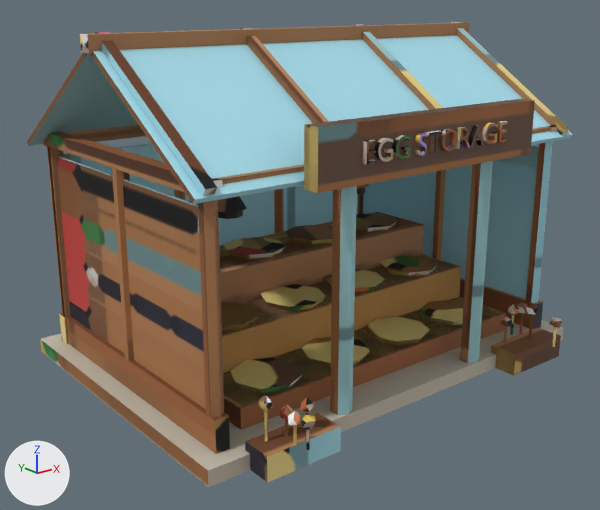
The FBX model assets/stations/home_cellar_1.fbx: old version first, new version second.
The view is the same before and after, from a 50 mm lens placed at (-15.98, -19.66, 11.05), pointed at (-0.78, -0.65, 3.45). The lights are fixed; the arrows at lower left show +X, +Y and +Z. The picture after the commit comes second.

The first picture shows 'home_cellar_1_body' and 1 more.
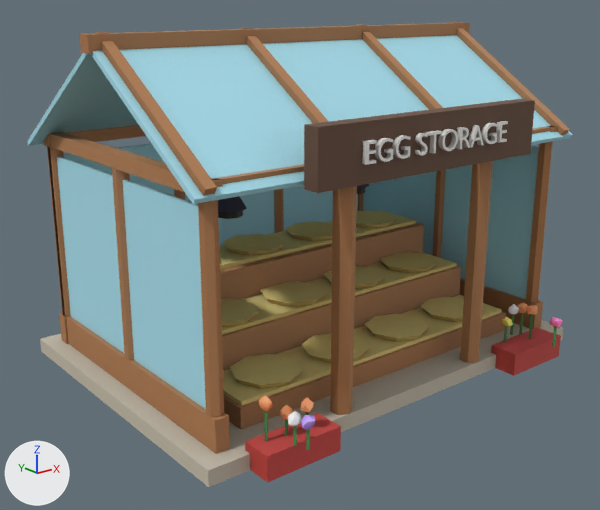
Pixel boxes (x1, y1, x2, y2) of what changed, in the pictures (600 x 510 px; the box of a moved part takes in the faces that stretch with it):
'home_cellar_1_body', reshaped, surface changed: (27, 22, 573, 487) in both
part 1 of me_home_cellar_1_body, moved or reshaped: before (223, 298, 500, 406); after (223, 295, 502, 406)
part 2 of me_home_cellar_1_body, moved or reshaped: before (230, 357, 303, 393); after (230, 354, 303, 389)
part 3 of me_home_cellar_1_body, moved or reshaped: before (302, 337, 370, 367); after (302, 333, 370, 363)
part 4 of me_home_cellar_1_body, moved or reshaped: before (365, 317, 429, 345); after (365, 314, 430, 341)
part 5 of me_home_cellar_1_body, moved or reshaped: before (421, 300, 483, 325); after (421, 297, 483, 322)
part 6 of me_home_cellar_1_body, moved or reshaped (mostly hidden before): before (222, 259, 455, 334); after (222, 252, 457, 335)
part 7 of me_home_cellar_1_body, moved or reshaped: before (221, 302, 259, 331); after (221, 298, 259, 327)
part 8 of me_home_cellar_1_body, moved or reshaped: before (261, 284, 326, 311); after (260, 281, 325, 307)
part 9 of me_home_cellar_1_body, moved or reshaped: before (323, 269, 385, 292); after (323, 266, 385, 289)
part 10 of me_home_cellar_1_body, moved or reshaped: before (379, 255, 438, 277); after (379, 252, 438, 273)
part 11 of me_home_cellar_1_body, moved or reshaped: before (219, 214, 413, 269); after (219, 211, 416, 269)
part 12 of me_home_cellar_1_body, moved or reshaped: before (224, 237, 285, 259); after (223, 234, 285, 256)
part 13 of me_home_cellar_1_body, moved or reshaped: before (285, 225, 332, 245); after (285, 222, 332, 241)
part 14 of me_home_cellar_1_body, moved or reshaped: before (356, 213, 397, 232); after (356, 210, 397, 228)
part 15 of me_home_cellar_1_body, surface changed: (27, 22, 570, 487) in both

What the commit changed:
me_home_cellar_1_body has 2150 vertices, 2649 faces and spans x -7.0..7.0, y -6.24..5.0, z 0.0..10.16.
me_home_cellar_1_body is used by ob_home_cellar_1_body; location (0.0, 0.0, 0.0).
me_home_cellar_1_body part 1: the loose piece of 8 vertices spanning x -5.2..5.2, y -3.8..-2.0, z 0.87..1.05 is scaled about its middle by (1, 1, 0.667), then moved by (0.0, 0.0, 0.15).
me_home_cellar_1_body part 2: the loose piece of 16 vertices spanning x -4.75..-2.75, y -3.9..-1.9, z 1.0..1.22 is moved by (0.0, 0.0, 0.11).
me_home_cellar_1_body part 3: the loose piece of 16 vertices spanning x -2.25..-0.25, y -3.9..-1.9, z 1.0..1.22 is moved by (0.0, 0.0, 0.11).
me_home_cellar_1_body part 4: the loose piece of 16 vertices spanning x 0.25..2.25, y -3.9..-1.9, z 1.0..1.22 is moved by (0.0, 0.0, 0.11).
me_home_cellar_1_body part 5: the loose piece of 16 vertices spanning x 2.75..4.75, y -3.9..-1.9, z 1.0..1.22 is moved by (0.0, 0.0, 0.11).
me_home_cellar_1_body part 6: the loose piece of 8 vertices spanning x -5.2..5.2, y -1.8..0.0, z 1.97..2.15 is scaled about its middle by (1, 1, 0.667), then moved by (0.0, 0.0, 0.15).
me_home_cellar_1_body part 7: the loose piece of 16 vertices spanning x -4.75..-2.75, y -1.9..0.1, z 2.1..2.32 is moved by (0.0, 0.0, 0.11).
me_home_cellar_1_body part 8: the loose piece of 16 vertices spanning x -2.25..-0.25, y -1.9..0.1, z 2.1..2.32 is moved by (0.0, 0.0, 0.11).
me_home_cellar_1_body part 9: the loose piece of 16 vertices spanning x 0.25..2.25, y -1.9..0.1, z 2.1..2.32 is moved by (0.0, 0.0, 0.11).
me_home_cellar_1_body part 10: the loose piece of 16 vertices spanning x 2.75..4.75, y -1.9..0.1, z 2.1..2.32 is moved by (0.0, 0.0, 0.11).
me_home_cellar_1_body part 11: the loose piece of 8 vertices spanning x -5.2..5.2, y 0.2..2.0, z 3.07..3.25 is scaled about its middle by (1, 1, 0.667), then moved by (0.0, 0.0, 0.15).
me_home_cellar_1_body part 12: the loose piece of 16 vertices spanning x -2.25..-0.25, y 0.1..2.1, z 3.2..3.42 is moved by (0.0, 0.0, 0.11).
me_home_cellar_1_body part 13: the loose piece of 16 vertices spanning x 0.25..2.25, y 0.1..2.1, z 3.2..3.42 is moved by (0.0, 0.0, 0.11).
me_home_cellar_1_body part 14: the loose piece of 16 vertices spanning x 2.75..4.75, y 0.1..2.1, z 3.2..3.42 is moved by (0.0, 0.0, 0.11).
me_home_cellar_1_body part 15: texture (UV) coordinates of 2614 of 2649 faces, centred in x -7.0..7.0, y -6.21..5.0, z 0.0..10.04, changed; they spanned u 0.0..1.0, v 0.0..1.0 and now span u 0.0..1.0, v 0.0..0.99.
